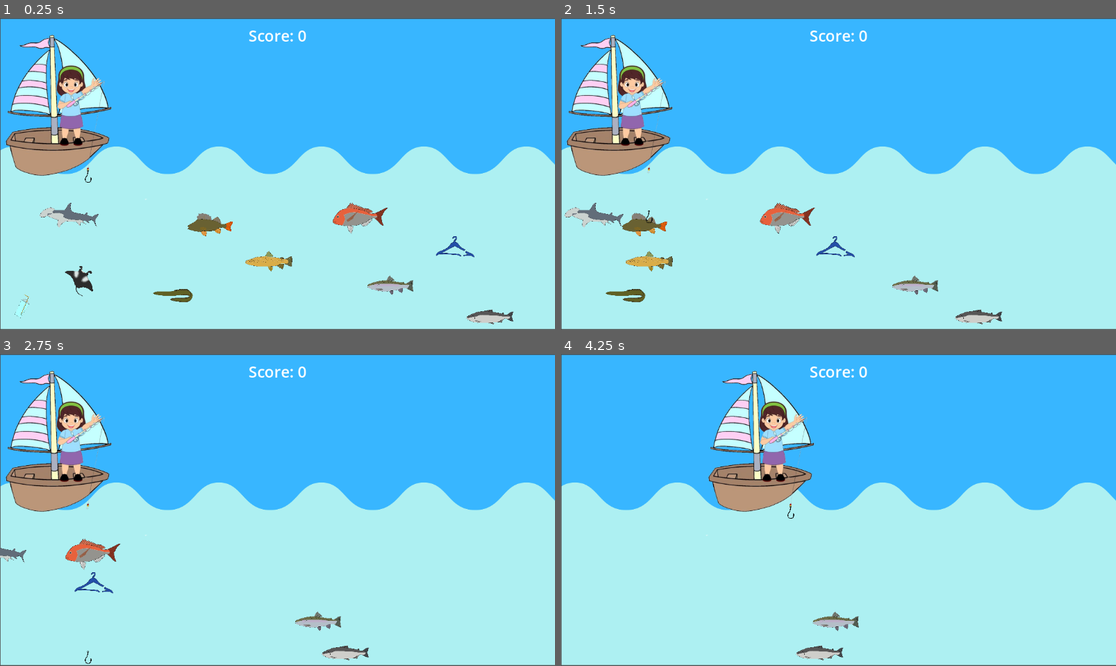
Above: before the commit, frames 1-4 (two rows, left to right).
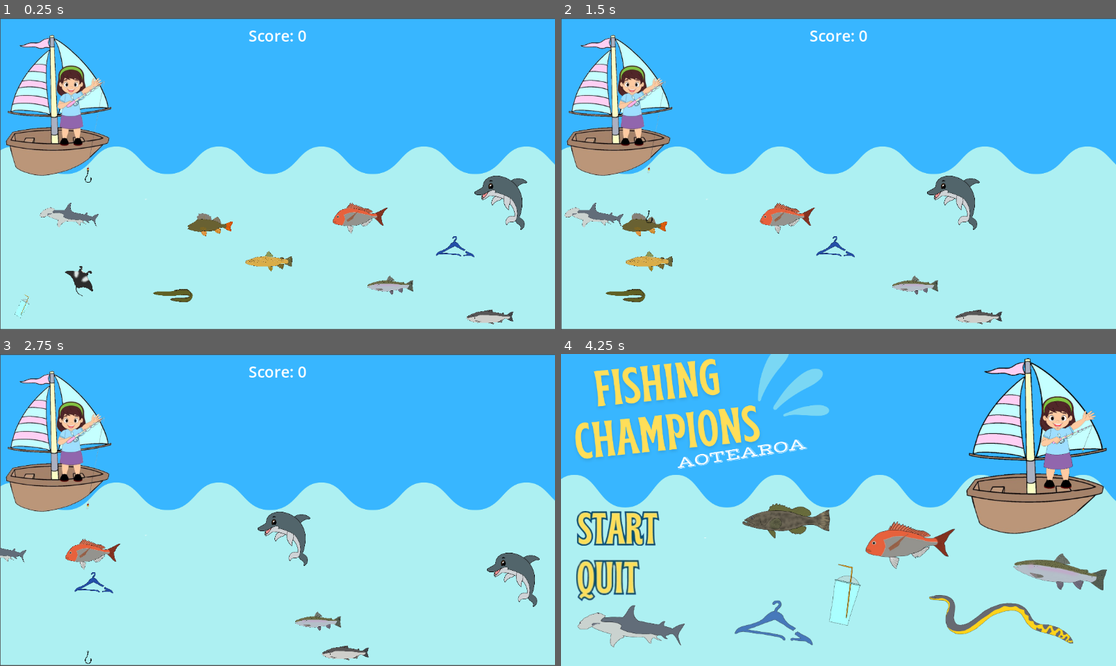
Above: after the commit, the same moments.

Repository: miss-manu/final-game
Game: Godot game, scene res://scenes/game.tscn
The game is run twice, just before and just after one commit, with the same random seed, the same clock (stepped at 60 frames per second) and the same inputs.
Inputs:
- Up to frame 1 (0.25 s): no input
- Up to frame 2 (1.5 s): hold A (hook_right) 0.53-1.28 s; hold S (hook_down) from 1.28 s (still down)
- Up to frame 3 (2.75 s): release S (hook_down) at 2.03 s; hold A (hook_right) from 2.03 s (still down)
- Up to frame 4 (4.25 s): release A (hook_right) at 2.78 s; hold W (hook_up) 2.78-3.53 s; hold D (hook_left) from 3.53 s (still down)

The runs differ from the first frame. In frame 1, 0.7% of the frame differs, in the area x 85-95%, y 50-68%; in frame 2, 0.7%; in frame 3, 1.5%; in frame 4, 29%, in the area x 0-100%, y 0-100%.

Commit message:
dolphin added and game ending once dolphin fished system

Diff:
--- /dev/null
+++ b/prefabs/dolphin.tscn
@@ -0,0 +1,21 @@
+[gd_scene load_steps=4 format=3 uid="uid://coqaucdocik1a"]
+
+[ext_resource type="Texture2D" uid="uid://c3822xmplgkd" path="res://prefabs/happy dolphin clear.png" id="1_8u8hc"]
+[ext_resource type="Script" path="res://scripts/dolphin.gd" id="1_aa4cb"]
+
+[sub_resource type="CapsuleShape2D" id="CapsuleShape2D_siq6n"]
+radius = 49.6399
+height = 145.259
+
+[node name="dolphin" type="Area2D"]
+script = ExtResource("1_aa4cb")
+
+[node name="Sprite2D" type="Sprite2D" parent="."]
+position = Vector2(-1, -1)
+scale = Vector2(0.304, 0.304)
+texture = ExtResource("1_8u8hc")
+
+[node name="CollisionShape2D" type="CollisionShape2D" parent="."]
+position = Vector2(14, -13)
+rotation = -0.99048
+shape = SubResource("CapsuleShape2D_siq6n")
--- a/prefabs/hook.tscn
+++ b/prefabs/hook.tscn
@@ -9,12 +9,14 @@
 [node name="hook" type="Area2D"]
 script = ExtResource("1_8f1cg")
 
+[node name="Sprite2D" type="Sprite2D" parent="."]
+position = Vector2(0, 1.90735e-06)
+scale = Vector2(0.0177083, 0.0177083)
+texture = ExtResource("1_qq2g0")
+
 [node name="CollisionShape2D" type="CollisionShape2D" parent="."]
 position = Vector2(0, -0.29428)
 scale = Vector2(0.0177083, 0.0177083)
 shape = SubResource("RectangleShape2D_tlqb5")
 
-[node name="Sprite2D" type="Sprite2D" parent="."]
-position = Vector2(0, 1.90735e-06)
-scale = Vector2(0.0177083, 0.0177083)
-texture = ExtResource("1_qq2g0")
+[connection signal="area_entered" from="." to="." method="_on_area_entered"]
--- a/scenes/game.tscn
+++ b/scenes/game.tscn
@@ -14,6 +14,7 @@
 [ext_resource type="PackedScene" uid="uid://cow7yx4cfsrul" path="res://prefabs/hanger.tscn" id="11_ts4uk"]
 [ext_resource type="PackedScene" uid="uid://hh1fibwrve6i" path="res://prefabs/rainbow_trout.tscn" id="11_vctm0"]
 [ext_resource type="PackedScene" uid="uid://sh0rrs6jhgah" path="res://prefabs/hook.tscn" id="12_ddfbj"]
+[ext_resource type="PackedScene" uid="uid://coqaucdocik1a" path="res://prefabs/dolphin.tscn" id="14_b3eot"]
 [ext_resource type="Theme" uid="uid://blbmge3vw8w87" path="res://new_theme.tres" id="14_pk417"]
 [ext_resource type="AudioStream" uid="uid://vtchsxmrennk" path="res://6638435731898368 (2).wav" id="15_f2ixv"]
 
@@ -28,6 +29,10 @@
 texture = ExtResource("2_hvi5x")
 expand_mode = 2
 metadata/_edit_use_anchors_ = true
+
+[node name="dtimer" type="Timer" parent="."]
+wait_time = 2.0
+autostart = true
 
 [node name="Timer" type="Timer" parent="."]
 wait_time = 5.0
@@ -67,6 +72,9 @@
 [node name="rainbow_trout" parent="." instance=ExtResource("11_vctm0")]
 position = Vector2(826, 560)
 
+[node name="dolphin" parent="." instance=ExtResource("14_b3eot")]
+position = Vector2(1087, 389)
+
 [node name="hook" parent="." instance=ExtResource("12_ddfbj")]
 position = Vector2(183, 329)
 
@@ -98,4 +106,5 @@
 horizontal_alignment = 1
 vertical_alignment = 1
 
+[connection signal="timeout" from="dtimer" to="." method="_on_dtimer_timeout"]
 [connection signal="timeout" from="Timer" to="." method="_on_timer_timeout"]
--- /dev/null
+++ b/scripts/dolphin.gd
@@ -0,0 +1,14 @@
+extends Area2D
+
+class_name dolphin
+
+@export var speed = 3
+
+# Called when the node enters the scene tree for the first time.
+func _ready():
+	pass # Replace with function body.
+
+
+# Called every frame. 'delta' is the elapsed time since the previous frame.
+func _process(delta):
+	position.x -= speed
--- a/scripts/game.gd
+++ b/scripts/game.gd
@@ -14,6 +14,8 @@
 @onready var green_perch = preload("res://prefabs/perch.tscn")
 @onready var rainbow_trout = preload("res://prefabs/rainbow_trout.tscn")
 @onready var snapper_fish = preload("res://prefabs/snapper.tscn")
+
+@onready var dolphin_fish = preload ("res://prefabs/dolphin.tscn")
 
 # Called when the node enters the scene tree for the first time.
 func _ready():
@@ -84,6 +86,14 @@
 
 
 
+func _on_dtimer_timeout():
+	var dolphin = dolphin_fish.instantiate()
+	#postion
+	var random = randi_range(350,610)
+	dolphin.position =  Vector2(1200,random)
+	add_child(dolphin)
+
+
 func _update_ui():
 	$gameui/score_label.text = "Score: " + str(score)
 
--- a/scripts/hook.gd
+++ b/scripts/hook.gd
@@ -5,6 +5,7 @@
 
 func _ready():
 	pass # Replace with function body.
+
 
 
 # Called every frame. 'delta' is the elapsed time since the previous frame.
@@ -17,3 +18,10 @@
 		position.y += 7
 	if Input.is_action_pressed("hook_up") and position.y >329:
 		position.y -= 7
+
+
+
+
+func _on_area_entered(area):
+	if area is dolphin:
+		get_tree().change_scene_to_file("res://scripts/mian_menu.tscn")
Binary file added: prefabs/happy dolphin clear.png
Not shown, added: prefabs/happy dolphin clear.png.import
Not shown: 1 places in scenes/game.tscn that only renumber resources
